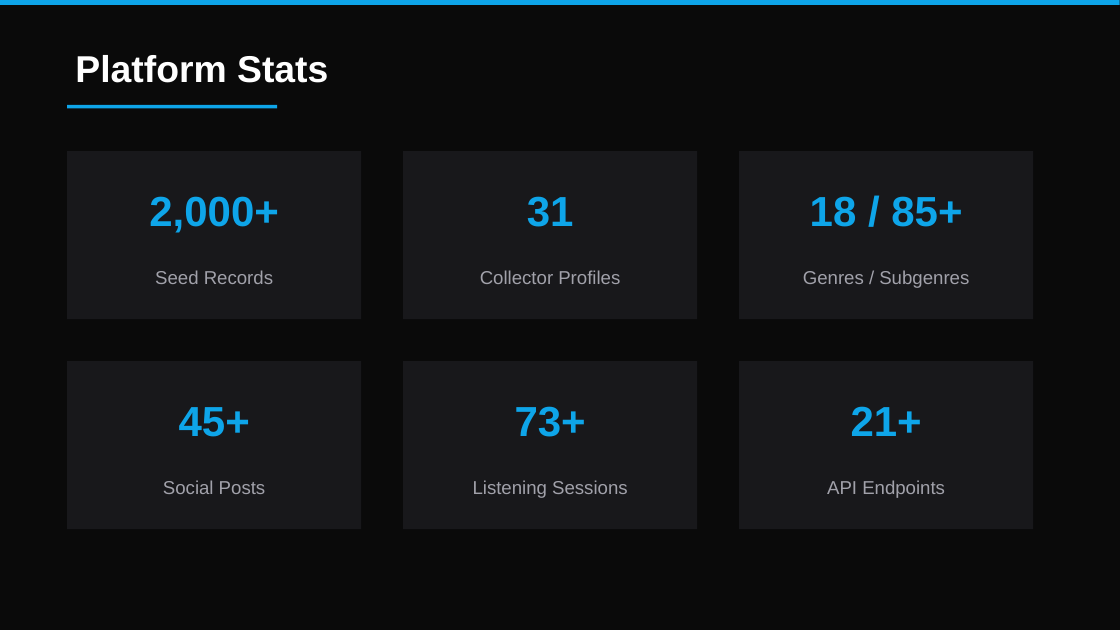
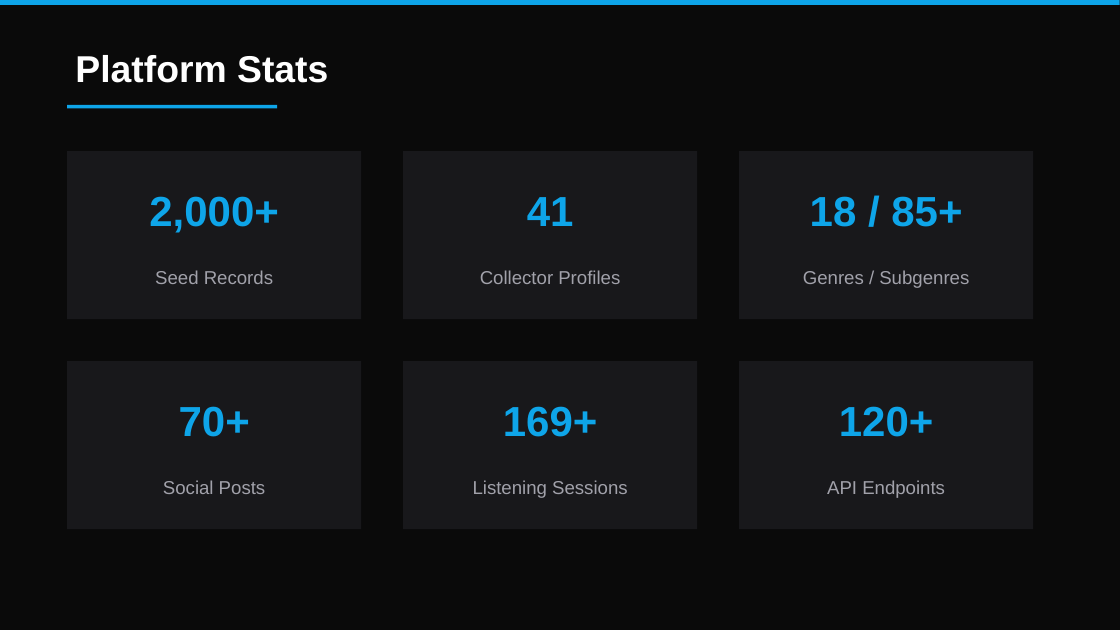
Before and after one commit to colelevy08/groovestack, a slide deck: slide 10 of GrooveStack_Overview.pptx. Drawn at 1120x630 pixels with LibreOffice and Linux fonts; fonts in the diff are those of the drawing. Boxes give left, top, right and bottom in pixels: in the first picture for what was removed or moved away, otherwise in the second. Text is boxed around its words. In the diff, an @@ line names an element or a change of style, - is before the commit and + after.

```diff
--- a/GrooveStack_Overview.pptx
+++ b/GrooveStack_Overview.pptx
@@ text at box(527, 197, 574, 226): text changed @@
-31
+41
@@ text at box(179, 406, 250, 437): text changed @@
-45+
+70+
@@ text at box(503, 406, 598, 437): text changed @@
-73+
+169+
@@ text at box(839, 406, 934, 437): text changed @@
-21+
+120+
```
Also in this commit, not shown: 1 other slide changed, 5 slides added, 1 other file.
